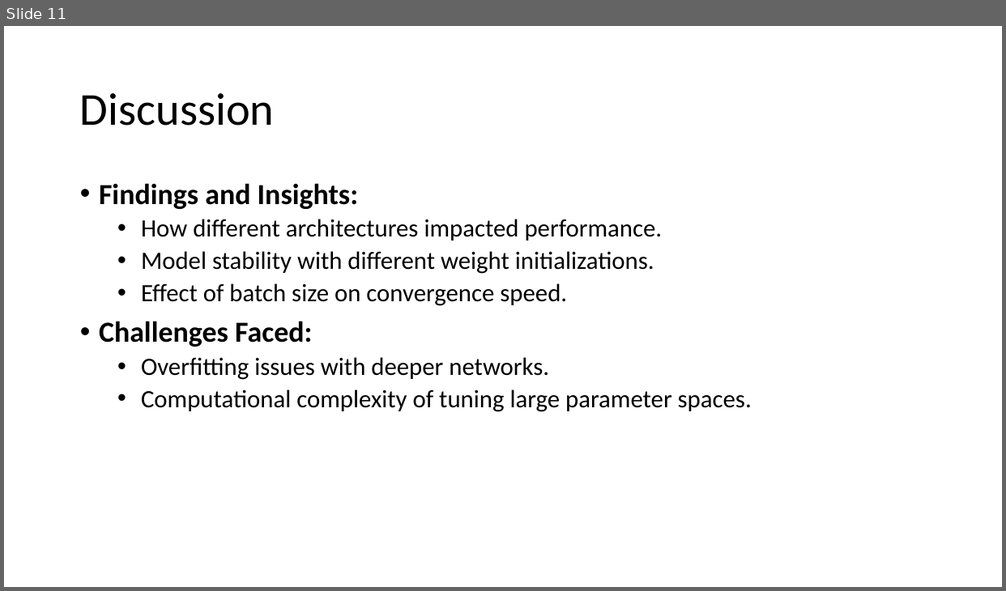
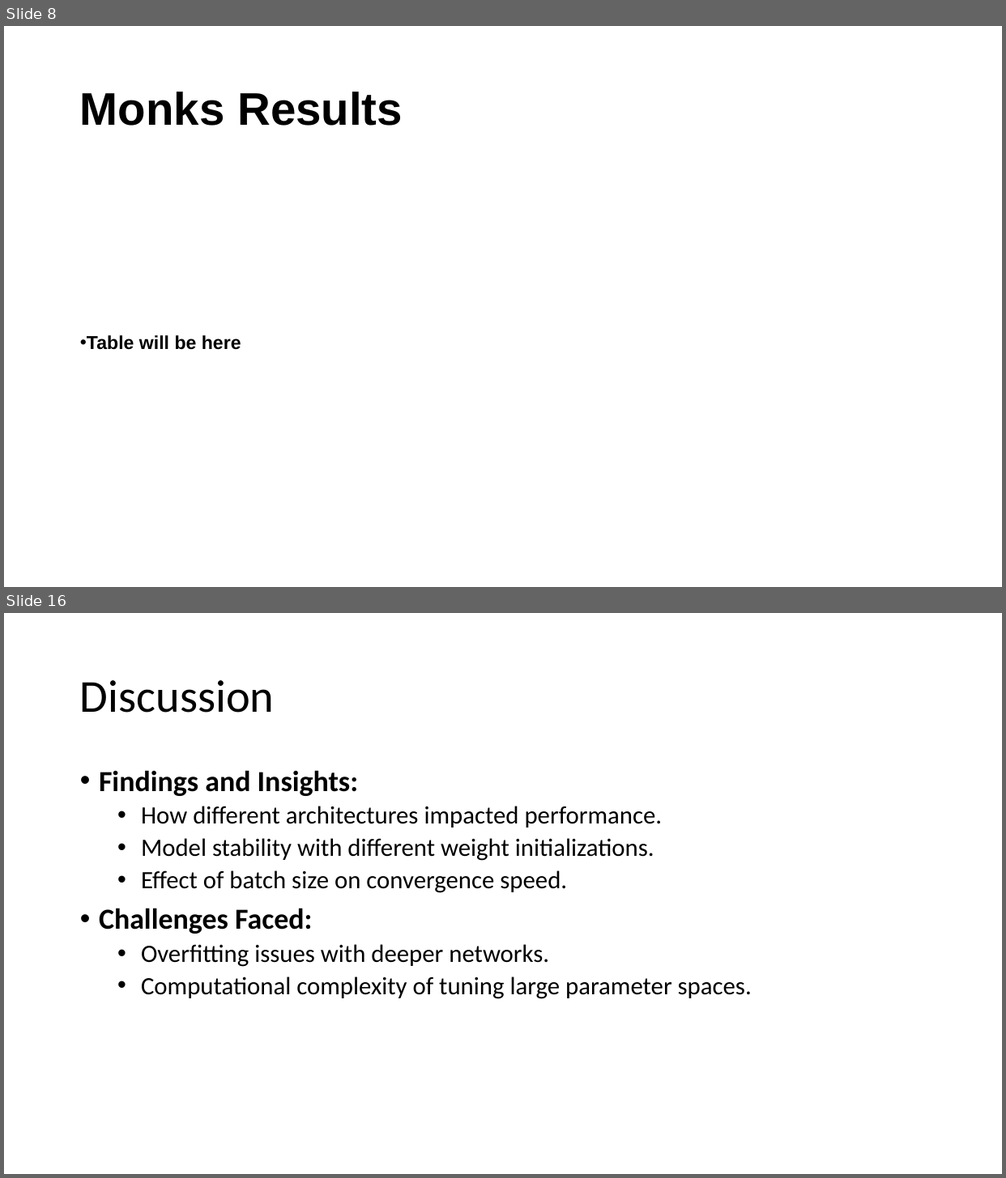
Before and after one commit to Tsion-Ketema/Machine_learning_project_2024, a slide deck: report_slide.pptx. Shown one above the other, each under a label of ours: slide 11 before the commit, slides 8 and 16 after it; the slides between them are not shown. The pictures are 1006x591 and 1006x1178 pixels, drawn with LibreOffice and Linux fonts; fonts in the diff are those of the drawing. Boxes give left, top, right and bottom in pixels: in the first picture for what was removed or moved away, otherwise in the second. Text is boxed around its words. In the diff, an @@ line names an element or a change of style, - is before the commit and + after.

```diff
--- a/report_slide.pptx
+++ b/report_slide.pptx
@@ slide 8 added at [4, 26, 1002, 587], background #FFFFFF @@
@@ title added at [80, 92, 403, 126], 44 pt, text #000000, bold @@
+Monks Results
@@ text added at [87, 335, 241, 350], 18 pt, text #000000, bold @@
+• Table will be here
@@ what was slide 11 is now slide 16 @@
```
Also in this commit, not shown: 8 slides changed, 7 other slides added, 3 slides removed, 56 other files.
